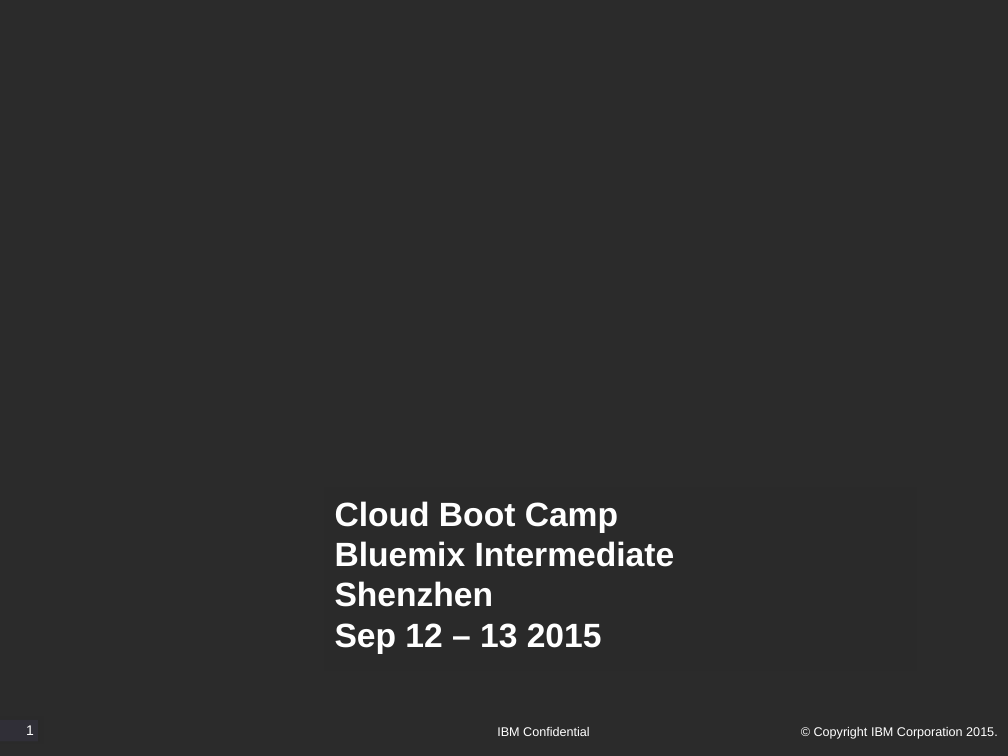
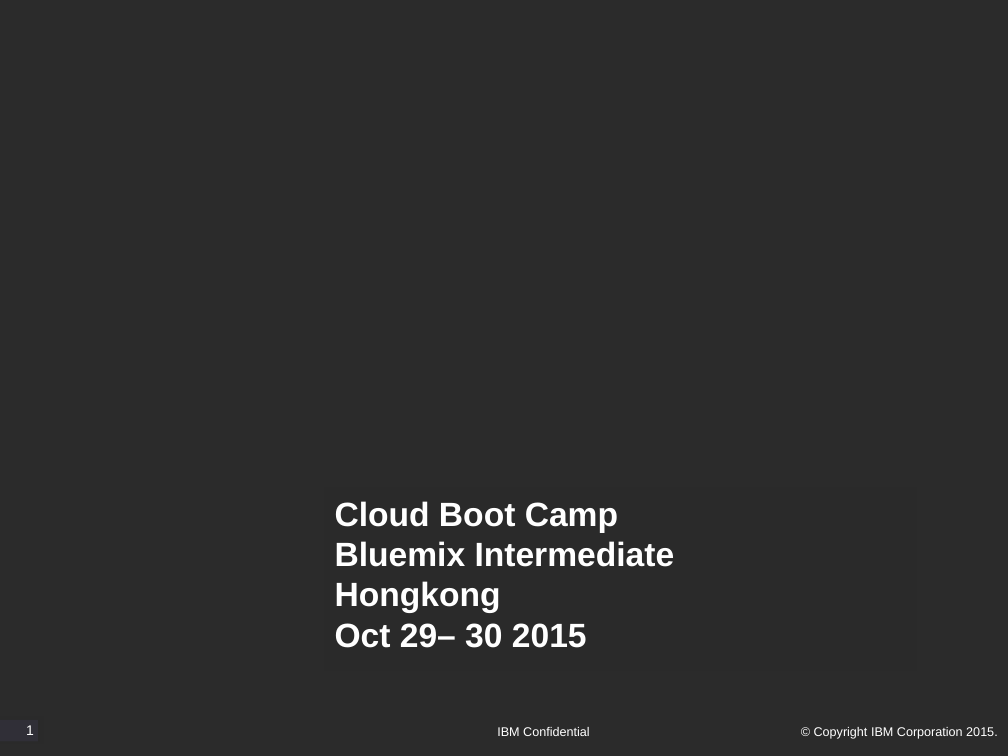
Before and after one commit to skivvyxu/BlueMix-Training, a slide deck: slide 1 of Day1/00. Cloud Boot Camp Introduction.pptx. Drawn at 1008x756 pixels with LibreOffice and Linux fonts; fonts in the diff are those of the drawing; background and template pictures are left out; a plain dark background stands for a picture behind light text. Boxes give left, top, right and bottom in pixels: in the first picture for what was removed or moved away, otherwise in the second. Text is boxed around its words. In the diff, an @@ line names an element or a change of style, - is before the commit and + after.

Commit message:
updated decks

```diff
--- a/Day1/00. Cloud Boot Camp Introduction.pptx
+++ b/Day1/00. Cloud Boot Camp Introduction.pptx
@@ subtitle at [335, 581, 587, 648]: text changed @@
-Shenzhen
-Sep 12 – 13 2015
+Hongkong
+Oct 29– 30 2015
```
Also in this commit, not shown: 4 other files.
